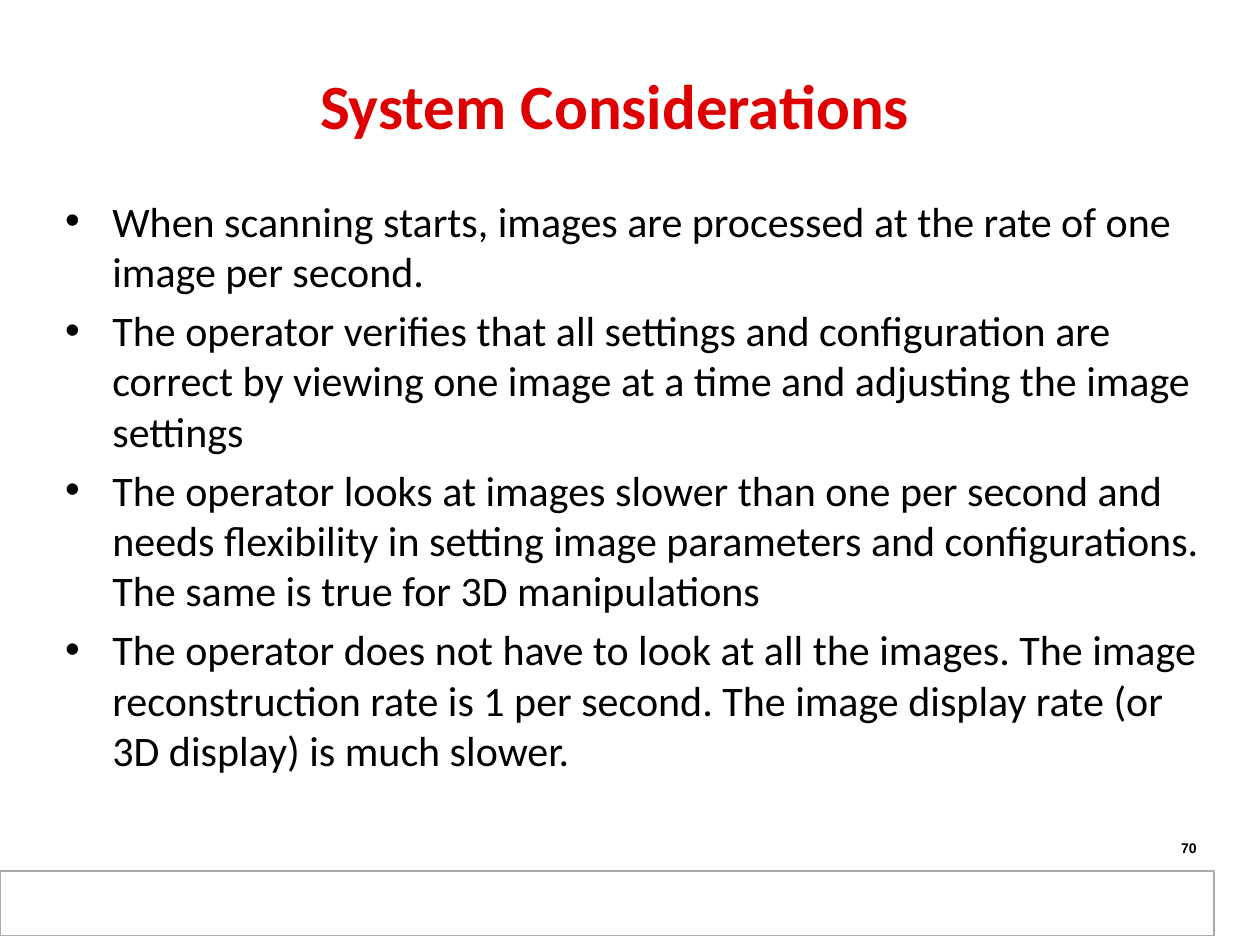
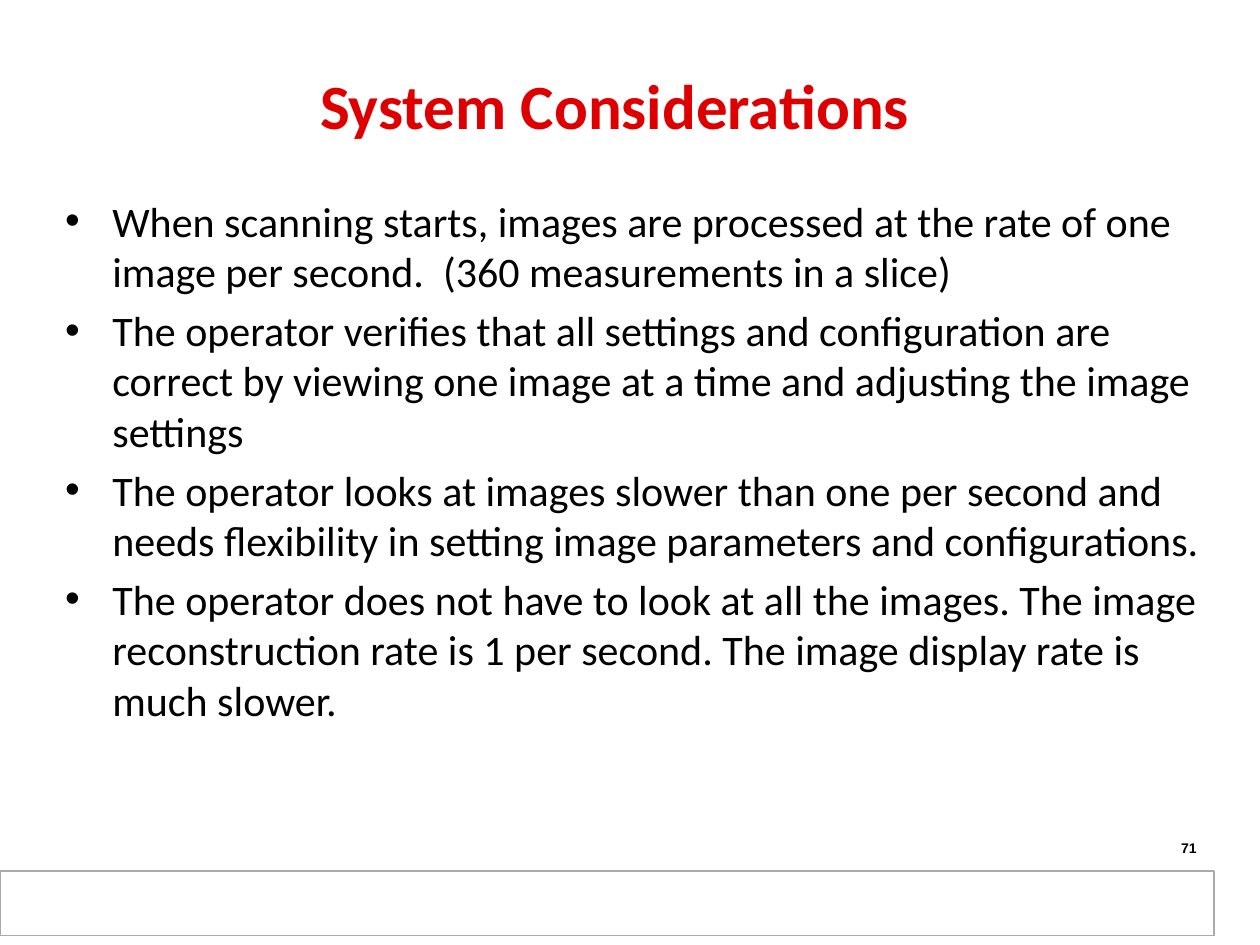
Before and after one commit to hari1989/keystone-workshop, a slide deck: slide 71 of slides/KeyStone Multicore Design.pptx (slide 70 before the commit). Drawn at 1260x945 pixels with LibreOffice and Linux fonts; fonts in the diff are those of the drawing; background and template pictures are left out. Boxes give left, top, right and bottom in pixels: in the first picture for what was removed or moved away, otherwise in the second. Text is boxed around its words. In the diff, an @@ line names an element or a change of style, - is before the commit and + after.

```diff
--- a/slides/KeyStone Multicore Design.pptx
+++ b/slides/KeyStone Multicore Design.pptx
@@ text at bbox=[112, 207, 1171, 295]: text changed @@
-• When scanning starts, images are processed at the rate of one image per second.
+• When scanning starts, images are processed at the rate of one image per second. (360 measurements in a slice)
@@ text at bbox=[112, 476, 1199, 717]: text changed @@
-• The operator looks at images slower than one per second and needs flexibility in setting image parameters and configurations. The same is true for 3D manipulations
-• The operator does not have to look at all the images. The image reconstruction rate is 1 per second. The image display rate (or 3D display) is much slower.
+• The operator looks at images slower than one per second and needs flexibility in setting image parameters and configurations.
+• The operator does not have to look at all the images. The image reconstruction rate is 1 per second. The image display rate is much slower.
@@ page number at bbox=[1181, 843, 1197, 853]: text changed @@
-70
+71
```
Also in this commit, not shown: 10 other slides changed, 5 slides added, 1 slide removed.
